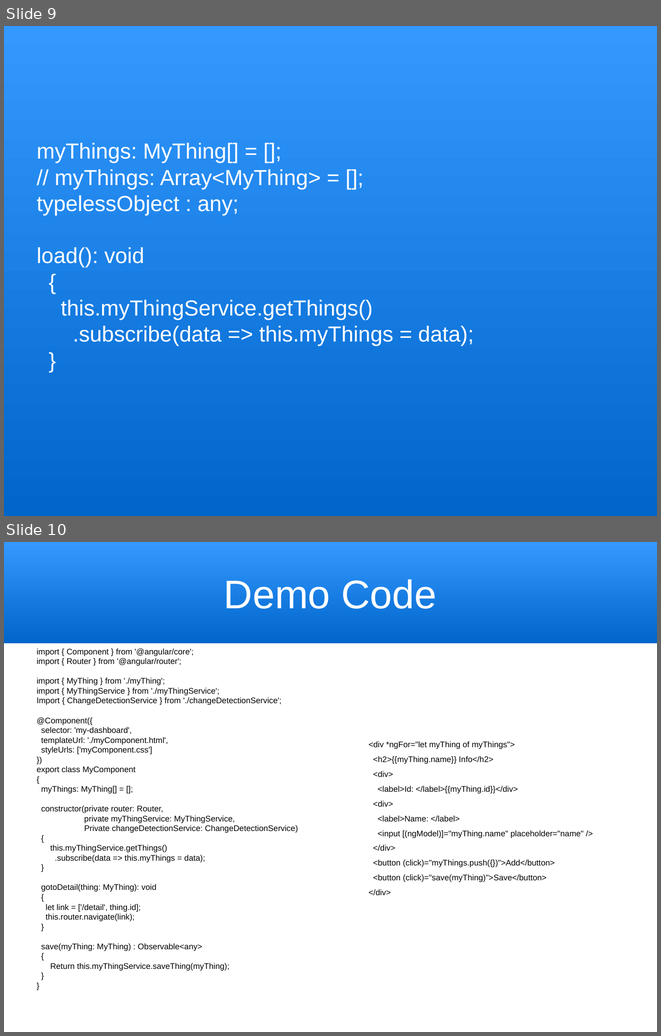
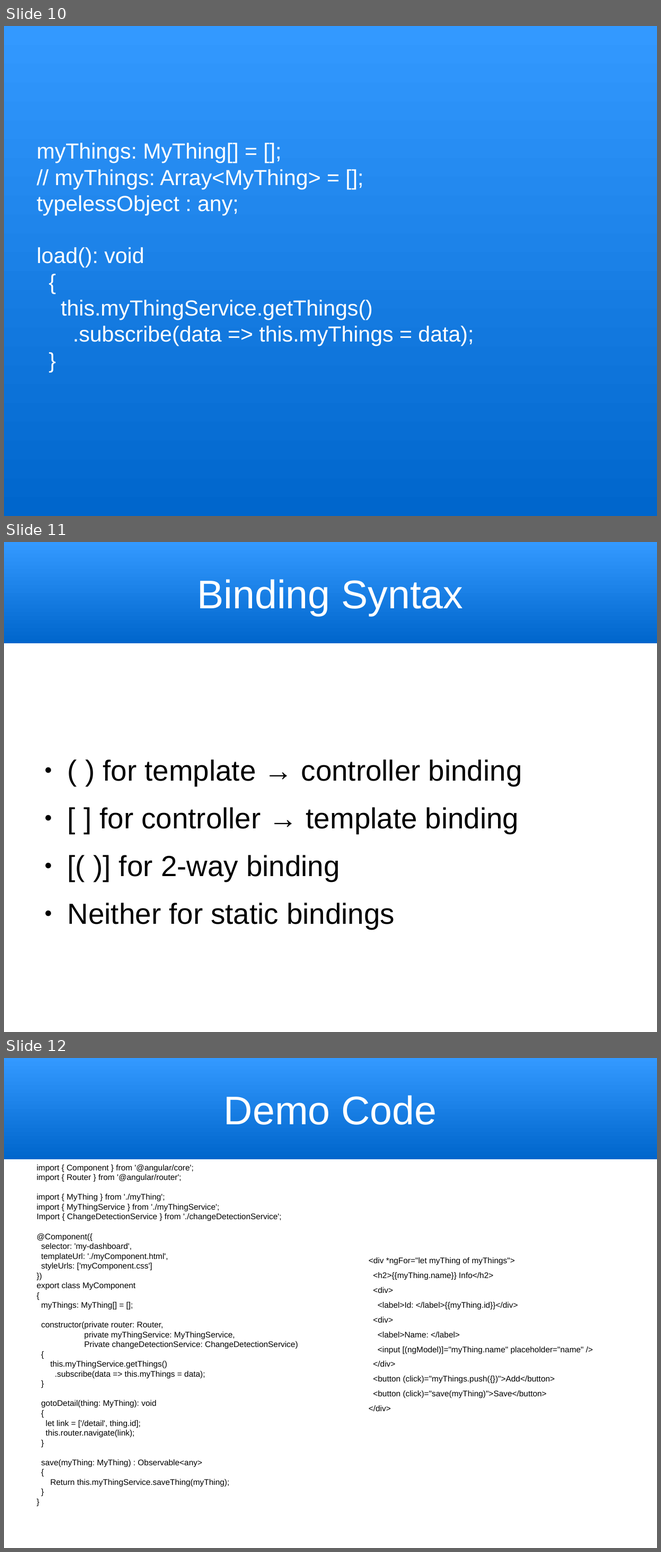
Before and after one commit to trognus/devcon2016, a slide deck: devconNg2.odp. Shown one above the other, each under a label of ours: slides 9 and 10 before the commit, slides 10, 11 and 12 after it. The pictures are 661x1036 and 661x1552 pixels, drawn with LibreOffice and Linux fonts; fonts in the diff are those of the drawing. Boxes give left, top, right and bottom in pixels: in the first picture for what was removed or moved away, otherwise in the second. Text is boxed around its words. In the diff, an @@ line names an element or a change of style, - is before the commit and + after.

```diff
--- a/devconNg2.odp
+++ b/devconNg2.odp
@@ slide 11 added at (4,542,657,1032), background #FFFFFF @@
@@ title added at (4,542,657,643), fill gradient #0066CC to #3399FF, 44 pt, text #FFFFFF @@
+Binding Syntax
@@ text added at (68,759,522,929), 32 pt, text #000000 @@
+● ( ) for template → controller binding
+● [ ] for controller → template binding
+● [( )] for 2-way binding
+● Neither for static bindings
@@ what was slide 9 is now slide 10 @@
@@ what was slide 10 is now slide 12 @@
```
Also in this commit, not shown: 2 slides changed, 1 other slide added.
